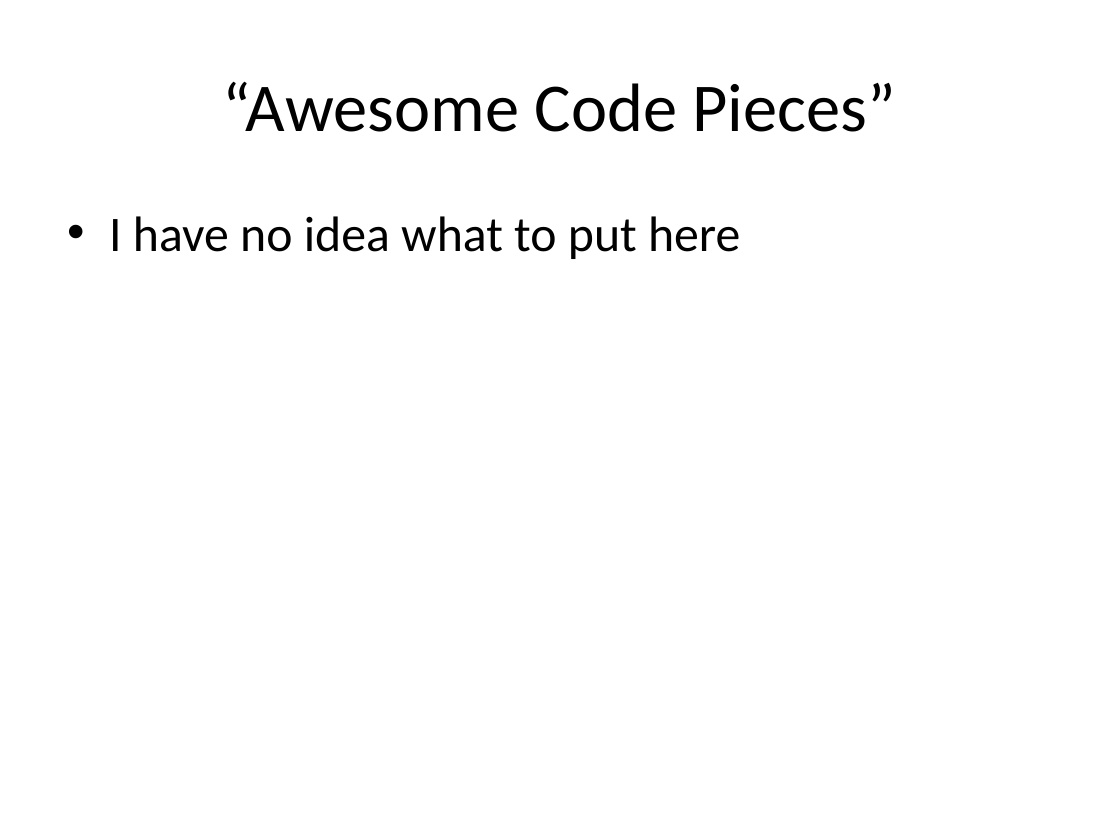
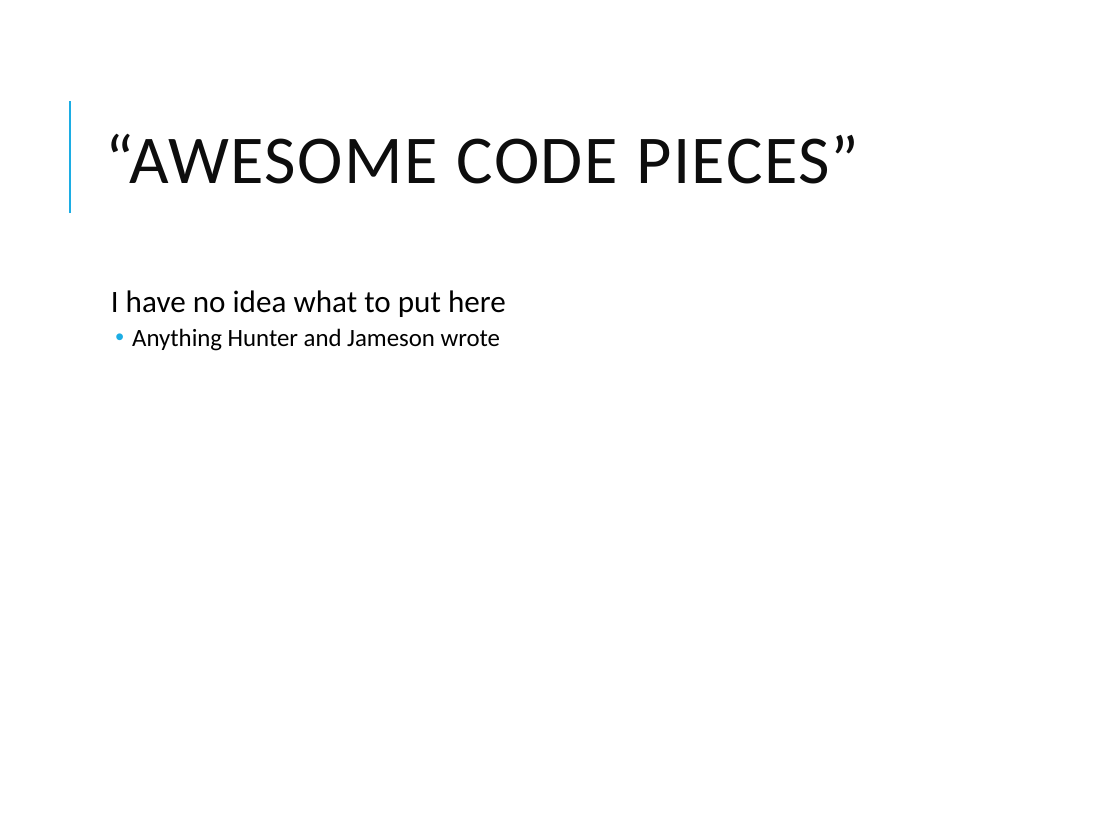
Before and after one commit to calebdehaan/Software1Project, a slide deck: slide 5 of Trythis.pptx (slide 7 before the commit). Drawn at 1120x840 pixels with LibreOffice and Linux fonts; fonts in the diff are those of the drawing. Boxes give left, top, right and bottom in pixels: in the first picture for what was removed or moved away, otherwise in the second. Text is boxed around its words. In the diff, an @@ line names an element or a change of style, - is before the commit and + after.

```diff
--- a/Trythis.pptx
+++ b/Trythis.pptx
@@ line added from (69, 213) to (69, 101), #1CADE4 1.5 pt @@
@@ title at (105,134,859,184): text changed; text colour #000000 to #0D0D0D @@
-“Awesome Code Pieces”
+“AWESOME CODE PIECES”
@@ text "I have no idea what ...": place and size @@
-text "I have no idea what ..." at (109,216,740,259)
+text "I have no idea what ..." at (111,290,506,351)
@@ text at (111,290,506,317): size 32 to 20 pt in "I have no idea what to put ..."; bullet • to  ; line spacing 1 to 0.9; more space between paragraphs @@
@@ text at (132,328,500,351): paragraph added @@
+  • Anything Hunter and Jameson wrote
```
Also in this commit, not shown: 4 other slides changed, 2 slides added, 3 slides removed.
